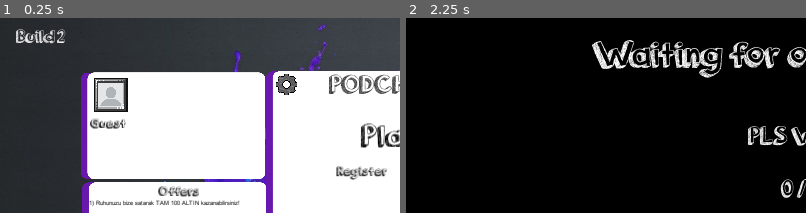
Above: before the commit, frames 1-2 (left to right).
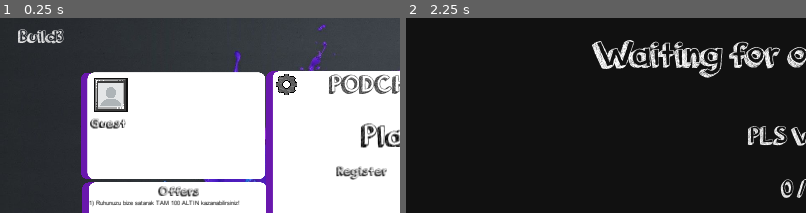
Above: after the commit, the same moments.

Repository: Ludermis/Podchest
Game: Godot game, scene res://Prefabs/Scenes/MainScene.tscn
The game is run twice, just before and just after one commit, with the same random seed, the same clock (stepped at 60 frames per second) and the same inputs.
Inputs:
- Up to frame 1 (0.25 s): no input
- Up to frame 2 (2.25 s): click "Play" at 0.5 s; click "Main Menu" at 1.25 s; click "Play" at 2 s
The pictures show only the part of the screen within x 0-50%, y 0-50%; the shares and areas given below are measured in that part.

The runs differ from the first frame. In frame 1, 0.6% of the frame differs, in the area x 4-17%, y 5-14%; in frame 2, less than 0.1%.

Commit message:
Lynext
Grid system and more

Diff:
--- a/Prefabs/Objects/Dirt.tscn
+++ b/Prefabs/Objects/Dirt.tscn
@@ -8,6 +8,6 @@
 "Effect",
 ]]
 self_modulate = Color( 0.752941, 0.752941, 0.752941, 1 )
-z_index = -2
+z_index = -3
 texture = ExtResource( 1 )
 script = ExtResource( 2 )
--- a/Prefabs/Scenes/GameScene.tscn
+++ b/Prefabs/Scenes/GameScene.tscn
@@ -7,71 +7,72 @@
 [ext_resource path="res://Fonts/arial.ttf" type="DynamicFontData" id=5]
 [ext_resource path="res://Sprites/Objects/Bear_Trap.png" type="Texture" id=6]
 [ext_resource path="res://Sprites/Objects/scythe.png" type="Texture" id=7]
-
-[sub_resource type="DynamicFont" id=1]
+[ext_resource path="res://Sprites/Misc/emptybox.png" type="Texture" id=8]
+
+[sub_resource type="DynamicFont" id=2]
 size = 67
 outline_size = 2
 outline_color = Color( 0, 0, 0, 1 )
 use_filter = true
 font_data = ExtResource( 2 )
 
-[sub_resource type="DynamicFont" id=2]
+[sub_resource type="DynamicFont" id=3]
 size = 43
 outline_size = 2
 outline_color = Color( 0, 0, 0, 1 )
 use_filter = true
 font_data = ExtResource( 2 )
 
-[sub_resource type="DynamicFont" id=3]
+[sub_resource type="DynamicFont" id=4]
 size = 24
 outline_size = 2
 outline_color = Color( 0, 0, 0, 1 )
 use_filter = true
 font_data = ExtResource( 5 )
 
-[sub_resource type="StyleBoxFlat" id=4]
+[sub_resource type="StyleBoxFlat" id=5]
 bg_color = Color( 0.498039, 0.647059, 1, 1 )
 corner_radius_top_right = 16
 corner_radius_bottom_right = 16
 
-[sub_resource type="StyleBoxFlat" id=5]
+[sub_resource type="StyleBoxFlat" id=6]
 bg_color = Color( 0.435294, 0.423529, 0.592157, 1 )
 corner_radius_top_right = 16
 corner_radius_bottom_right = 16
 
-[sub_resource type="DynamicFont" id=6]
+[sub_resource type="DynamicFont" id=7]
 use_filter = true
 font_data = ExtResource( 5 )
 
-[sub_resource type="Theme" id=7]
-TooltipLabel/fonts/font = SubResource( 6 )
-
-[sub_resource type="DynamicFont" id=8]
+[sub_resource type="Theme" id=8]
+TooltipLabel/fonts/font = SubResource( 7 )
+
+[sub_resource type="DynamicFont" id=9]
 size = 47
 outline_size = 4
 outline_color = Color( 0, 0, 0, 1 )
 use_filter = true
 font_data = ExtResource( 2 )
 
-[sub_resource type="ShaderMaterial" id=9]
+[sub_resource type="ShaderMaterial" id=10]
 shader = ExtResource( 4 )
 shader_param/value = 100.0
 shader_param/thickness = 30.0
 shader_param/offset = null
 shader_param/smoothing = 5.0
 
-[sub_resource type="AtlasTexture" id=10]
+[sub_resource type="AtlasTexture" id=11]
 atlas = ExtResource( 6 )
 region = Rect2( 3.61868, -4.01448, 25.2979, 27.6696 )
 
-[sub_resource type="ShaderMaterial" id=11]
+[sub_resource type="ShaderMaterial" id=12]
 shader = ExtResource( 4 )
 shader_param/value = 100.0
 shader_param/thickness = 30.0
 shader_param/offset = null
 shader_param/smoothing = 5.0
 
-[sub_resource type="ShaderMaterial" id=12]
+[sub_resource type="ShaderMaterial" id=13]
 shader = ExtResource( 4 )
 shader_param/value = 100.0
 shader_param/thickness = 30.0
@@ -81,13 +82,42 @@
 [node name="Main" type="Node2D"]
 script = ExtResource( 3 )
 
+[node name="emptybox" type="Sprite" parent="."]
+modulate = Color( 0.156863, 0.156863, 0.156863, 1 )
+position = Vector2( -32, 32 )
+rotation = 4.71239
+z_index = -2
+texture = ExtResource( 8 )
+centered = false
+region_enabled = true
+region_rect = Rect2( -1, -1, 3202, 3202 )
+
+[node name="StaticBody2D" type="StaticBody2D" parent="."]
+
+[node name="CollisionShape2D" type="CollisionPolygon2D" parent="StaticBody2D"]
+polygon = PoolVector2Array( -32, 48, -48, 48, -48, -3184, -32, -3184, -32, 48 )
+
+[node name="CollisionShape2D4" type="CollisionPolygon2D" parent="StaticBody2D"]
+position = Vector2( 3216, 0 )
+polygon = PoolVector2Array( -32, 48, -48, 48, -48, -3184, -32, -3184, -32, 48 )
+
+[node name="CollisionShape2D2" type="CollisionPolygon2D" parent="StaticBody2D"]
+position = Vector2( 0, 80 )
+rotation = 1.5708
+polygon = PoolVector2Array( -32, 48, -48, 48, -48, -3184, -32, -3184, -32, 48 )
+
+[node name="CollisionShape2D3" type="CollisionPolygon2D" parent="StaticBody2D"]
+position = Vector2( 0, -3136 )
+rotation = 1.5708
+polygon = PoolVector2Array( -32, 48, -48, 48, -48, -3184, -32, -3184, -32, 48 )
+
 [node name="CanvasLayer" type="CanvasLayer" parent="."]
 
 [node name="Score1" type="Label" parent="CanvasLayer"]
 margin_left = 384.0
 margin_right = 960.0
 margin_bottom = 68.0
-custom_fonts/font = SubResource( 1 )
+custom_fonts/font = SubResource( 2 )
 text = "0"
 align = 1
 valign = 1
--- a/Prefabs/Scenes/MainScene.tscn
+++ b/Prefabs/Scenes/MainScene.tscn
@@ -625,7 +625,7 @@
 margin_right = 192.0
 margin_bottom = 96.0
 custom_fonts/font = SubResource( 20 )
-text = "Build 2"
+text = "Build X"
 align = 1
 valign = 1
 __meta__ = {
--- /dev/null
+++ b/Prefabs/Scenes/WrongBuildScene.tscn
@@ -0,0 +1,71 @@
+[gd_scene load_steps=5 format=2]
+
+[ext_resource path="res://Fonts/orange juice 2.0.ttf" type="DynamicFontData" id=1]
+
+[sub_resource type="GDScript" id=1]
+script/source = "extends Node2D
+
+
+func _ready():
+	$Label2.text += \" [\" + Vars.build + \" / \" + Vars.newBuildIfMineWrong + \"]\"
+"
+
+[sub_resource type="DynamicFont" id=2]
+size = 96
+font_data = ExtResource( 1 )
+
+[sub_resource type="DynamicFont" id=3]
+size = 64
+font_data = ExtResource( 1 )
+
+[node name="Main" type="Node2D"]
+script = SubResource( 1 )
+
+[node name="Label" type="Label" parent="."]
+margin_right = 1920.0
+margin_bottom = 192.0
+custom_fonts/font = SubResource( 2 )
+text = "Wrong Build"
+align = 1
+valign = 1
+__meta__ = {
+"_edit_use_anchors_": false
+}
+
+[node name="Label2" type="Label" parent="."]
+margin_top = 192.0
+margin_right = 1920.0
+margin_bottom = 390.0
+custom_fonts/font = SubResource( 3 )
+text = "Your game build is older than server's build."
+align = 1
+valign = 1
+__meta__ = {
+"_edit_use_anchors_": false
+}
+
+[node name="Label3" type="Label" parent="."]
+margin_top = 368.0
+margin_right = 1920.0
+margin_bottom = 566.0
+custom_fonts/font = SubResource( 3 )
+text = "Click to URL Bar
+Press \"CTRL + F5\""
+align = 1
+valign = 1
+__meta__ = {
+"_edit_use_anchors_": false
+}
+
+[node name="Label4" type="Label" parent="."]
+margin_top = 584.0
+margin_right = 1920.0
+margin_bottom = 782.0
+custom_fonts/font = SubResource( 3 )
+text = "URL Barına tıklayın.
+\"CTRL + F5\" yapın."
+align = 1
+valign = 1
+__meta__ = {
+"_edit_use_anchors_": false
+}
--- a/Scripts/Characters/Villager.gd
+++ b/Scripts/Characters/Villager.gd
@@ -259,7 +259,7 @@
 				$Sprite.frame = 5
 
 	if Input.is_action_just_released('wheeldown'):
-		$Camera2D.zoomLevel = min($Camera2D.zoomLevel + 1,12)
+		$Camera2D.zoomLevel = min($Camera2D.zoomLevel + 1,4)
 	if Input.is_action_just_released('wheelup'):
 		$Camera2D.zoomLevel = max($Camera2D.zoomLevel - 1,1)
 	if canMove:
@@ -288,6 +288,6 @@
 	if Client.selfPeerID == Vars.roomMaster:
 		var vec = Vars.optimizeVector(position + Vector2(32,32),64)
 		if !Vars.dirts.has(vec):
-			get_tree().root.get_node("Main").rpc_id(1,"dirtCreated",Client.selfPeerID,vec,team)
+			Vars.tryPlaceDirt(Client.selfPeerID,vec,team)
 		elif Vars.dirts[vec].team != team:
-			get_tree().root.get_node("Main").rpc_id(1,"dirtChanged",Client.selfPeerID,vec,team)
+			Vars.tryChangeDirt(Client.selfPeerID,vec,team)
--- a/Scripts/Global/Vars.gd
+++ b/Scripts/Global/Vars.gd
@@ -16,7 +16,11 @@
 var objects = {}
 var roomMaster = -1
 var ping = 9999
+var build = "3"
+var newBuildIfMineWrong
 
+var mapSizeX = 50
+var mapSizeY = 50
 var selectedGamemode = "quick1v1"
 
 func clearVars():
@@ -48,6 +52,16 @@
 	rtn += str(seconds)
 	return rtn
 
+func tryPlaceDirt (id, pos, team):
+	if pos.x < 0 || pos.y < -(mapSizeY - 1) * 64 || pos.x > (mapSizeX - 1) * 64 || pos.y > 0:
+		return
+	get_tree().root.get_node("Main").rpc_id(1,"dirtCreated",id,pos,team)
+
+func tryChangeDirt (id, pos, team):
+	if pos.x < 0 || pos.y < -(mapSizeY - 1) * 64 || pos.x > (mapSizeX - 1) * 64 || pos.y > 0:
+		return
+	get_tree().root.get_node("Main").rpc_id(1,"dirtChanged",id,pos,team)
+
 func optimizeVector(pos, opt):
 	var newv = Vector2.ZERO;
 	var nx = fmod(pos.x,opt);
--- a/Scripts/Misc/PlayerCamera.gd
+++ b/Scripts/Misc/PlayerCamera.gd
@@ -1,6 +1,6 @@
 extends Camera2D
 
-var zoomLevel = 5
+var zoomLevel = 4
 
 func _ready():
 	zoom.x = zoomLevel * (2.0 / 5.0)
--- a/Scripts/Objects/Schyte.gd
+++ b/Scripts/Objects/Schyte.gd
@@ -18,9 +18,9 @@
 
 func dirtToPos (pos):
 	if !Vars.dirts.has(pos):
-		get_tree().root.get_node("Main").rpc_id(1,"dirtCreated",Client.selfPeerID,pos,$"..".team)
+		Vars.tryPlaceDirt(Client.selfPeerID,pos,$"..".team)
 	elif Vars.dirts[pos].team != $"..".team:
-		get_tree().root.get_node("Main").rpc_id(1,"dirtChanged",Client.selfPeerID,pos,$"..".team)
+		Vars.tryChangeDirt(Client.selfPeerID,pos,$"..".team)
 
 
 func _on_DirtTimerScythe_timeout():
--- a/Scripts/Objects/Seed.gd
+++ b/Scripts/Objects/Seed.gd
@@ -36,6 +36,6 @@
 
 func dirtToPos (pos):
 	if !Vars.dirts.has(pos):
-		get_tree().root.get_node("Main").rpc_id(1,"dirtCreated",Client.selfPeerID,pos,Vars.objects[whoSummoned]["team"])
+		Vars.tryPlaceDirt(Client.selfPeerID,pos,Vars.objects[whoSummoned]["team"])
 	elif Vars.dirts[pos].team != Vars.objects[whoSummoned]["team"]:
-		get_tree().root.get_node("Main").rpc_id(1,"dirtChanged",Client.selfPeerID,pos,Vars.objects[whoSummoned]["team"])
+		Vars.tryChangeDirt(Client.selfPeerID,pos,Vars.objects[whoSummoned]["team"])
--- a/Scripts/Scenes/MainScene.gd
+++ b/Scripts/Scenes/MainScene.gd
@@ -2,6 +2,7 @@
 
 
 func _ready():
+	$LabelBuild.text = "Build" + Vars.build
 	if Client.selfPeerID == 0:
 		Client.connectToServer()
 		Client.connect("connection_ok",self,"connection_ok")
@@ -15,6 +16,10 @@
 	$PlayPanel/LoginButton.visible = false
 	$PlayPanel/RegisterButton.visible = false
 	$PlayPanel/LogoutButton.visible = true
+
+remote func wrongBuild (newBuild):
+	Vars.newBuildIfMineWrong = newBuild
+	get_tree().change_scene_to(preload("res://Prefabs/Scenes/WrongBuildScene.tscn"))
 
 remote func loginCompleted (info):
 	logged()
@@ -40,6 +45,7 @@
 				get_tree().root.get_node("Main").rpc_id(1,"loginAccount",Client.selfPeerID,Vars.username,Vars.accountInfo["password"])
 	else:
 		logged()
+	get_tree().root.get_node("Main").rpc_id(1,"confirmBuild",Client.selfPeerID,Vars.build)
 func _process (delta):
 	pass
 
--- a/project.godot
+++ b/project.godot
@@ -97,5 +97,5 @@
 
 quality/intended_usage/framebuffer_allocation=0
 quality/intended_usage/framebuffer_allocation.mobile=0
-environment/default_clear_color=Color( 0, 0, 0, 1 )
+environment/default_clear_color=Color( 0.0666667, 0.0666667, 0.0666667, 1 )
 environment/default_environment="res://default_env.tres"
Not shown: 17 places in Prefabs/Scenes/GameScene.tscn that only renumber resources
Binary file added: Sprites/Misc/emptybox.png
Not shown, added: Sprites/Misc/emptybox.png.import
